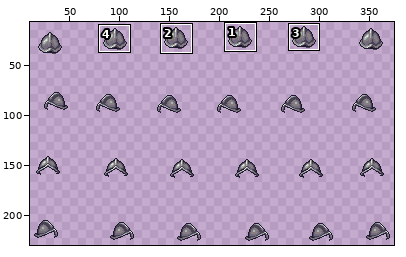
Edited in one commit: sprite sheet (Characters/Head Accessories/Helm 06 - Morion/Combat 1h - Halfslash.png). The picture above shows the old version from afar; the outline marks the close-up.
Close-up. Before:
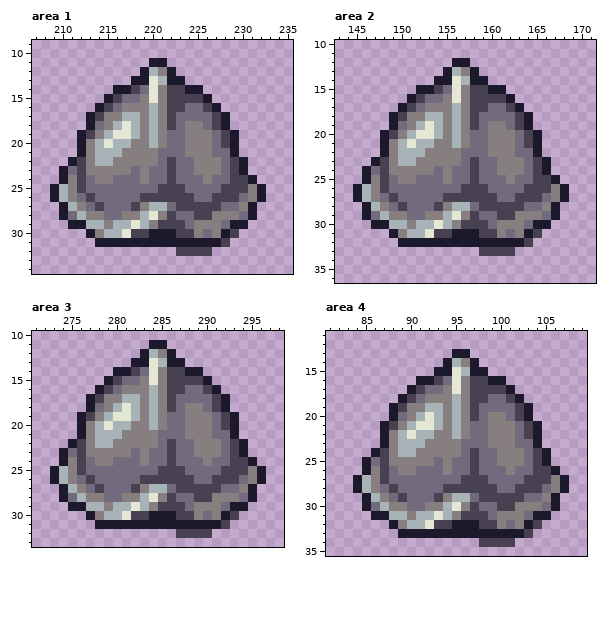
The file is 384x256 pixels. Shown: area 1: x 207..235, y 9..34; area 2: x 143..171, y 10..36; area 3: x 271..298, y 10..33; area 4: x 81..109, y 11..35. The wide view leaves out empty margins. The commit also changed other parts of the picture, which this record leaves out.
And afterwards:
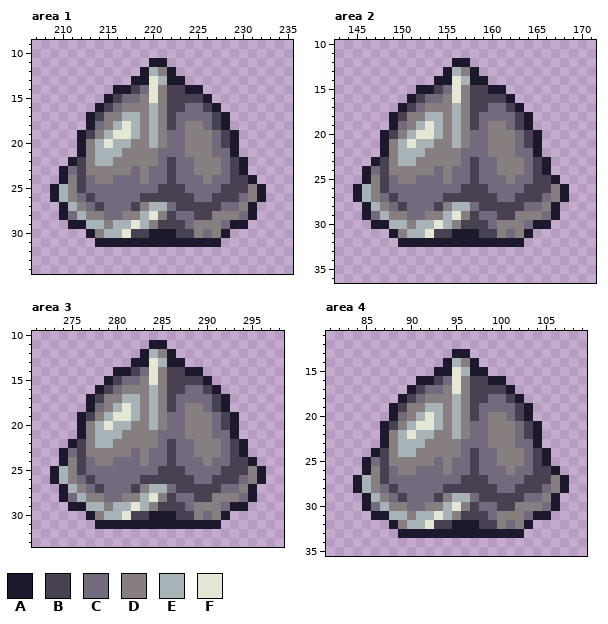
Palette (. is transparent): A #1b192b  B #484152  C #726b7e  D #867e7f  E #a8b3b8  F #e3e7d3
What changed:
Area 1:
y 30: x 229 B -> .
y 31: x 228 B -> .
y 32: x 223..226 BBBB -> ....
Area 2:
y 31: x 165 B -> .
y 32: x 164 B -> .
y 33: x 159..162 BBBB -> ....
Area 3:
y 30: x 293 B -> .
y 31: x 292 B -> .
y 32: x 287..290 BBBB -> ....
Area 4:
y 32: x 104 B -> .
y 33: x 103 B -> .
y 34: x 98..101 BBBB -> ....
Boxes around the changes in both close-ups, in picture pixels (x1, y1, x2, y2):
erased: (176, 229, 239, 256)
erased: (479, 229, 542, 256)
erased: (176, 511, 239, 538)
erased: (479, 520, 542, 547)
